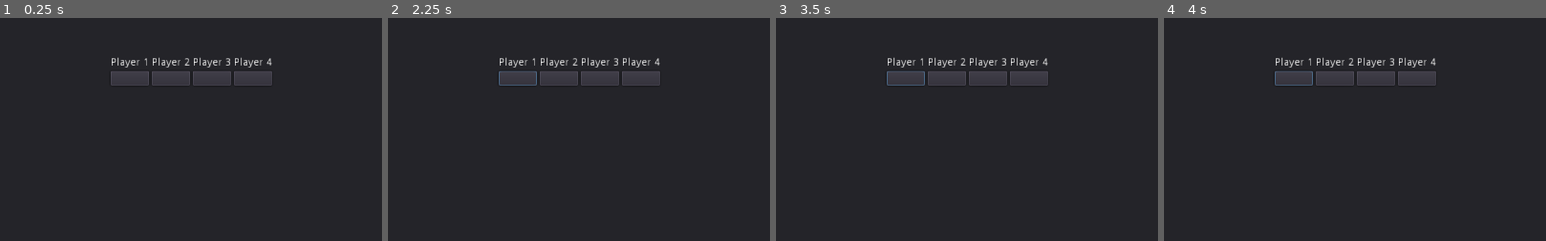
Above: before the commit, frames 1-4 (left to right).
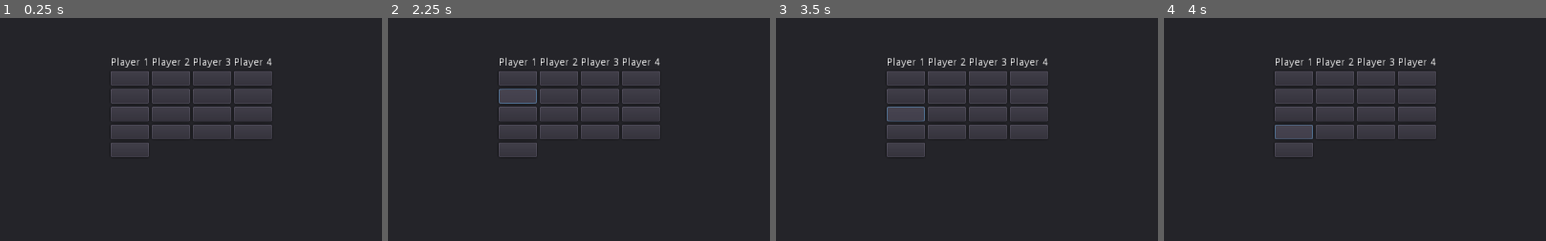
Above: after the commit, the same moments.

Repository: DominikWolek/bomber-game
Game: Godot game, scene res://GUI/ControlsSettings.tscn
Same seed, same stepped clock (60 frames per second), same inputs: the game is played once before the commit and once after it. This scene is started directly instead of the project's main scene.
Inputs (mouse positions are % of the whole screen's width and height, from its top left):
- Up to frame 1 (0.25 s): no input
- Up to frame 2 (2.25 s): click (42, 14) at 0.52 s; click (42, 14) at 1.27 s; click (42, 17) at 2.02 s
- Up to frame 3 (3.5 s): click (42, 22) at 2.77 s
- Up to frame 4 (4 s): click (42, 26) at 3.52 s
The pictures show only the part of the screen within x 25-75%, y 0-50%; the shares and areas given below are measured in that part.

The runs differ from the first frame. In frame 1, 5.7% of the frame differs, in the area x 29-72%, y 31-63%; in frame 2, 5.9%; in frame 3, 6.0%, in the area x 29-72%, y 23-63%; in frame 4, 5.9%.
Error after the commit: Invalid get index 'Plist' (on base: 'Node2D (ConfigurationNode.tscn::1)').

Commit message:
Some changes on controls settings

Diff:
--- a/Bomberman/GUI/ControlsSettings.tscn
+++ b/Bomberman/GUI/ControlsSettings.tscn
@@ -1,7 +1,49 @@
-[gd_scene load_steps=3 format=2]
+[gd_scene load_steps=7 format=2]
 
 [ext_resource path="res://GUI/BackButtonToSettings.gd" type="Script" id=1]
 [ext_resource path="res://GUI/SaveButton.gd" type="Script" id=2]
+
+[sub_resource type="GDScript" id=1]
+script/source = "extends VBoxContainer
+
+
+var P1Controls
+func _ready():
+	var conf = get_node(\"/root/ConfigurationNode\");
+	P1Controls = conf.Plist[0]
+
+"
+
+[sub_resource type="GDScript" id=2]
+script/source = "extends VBoxContainer
+
+var P2Controls;
+func _ready():
+	var conf = get_node(\"/root/ConfigurationNode\");
+	P2Controls = conf.Plist[1]
+
+"
+
+[sub_resource type="GDScript" id=3]
+script/source = "extends VBoxContainer
+
+var P3Controls;
+func _ready():
+	var conf = get_node(\"/root/ConfigurationNode\");
+	P3Controls = conf.Plist[2]
+
+
+"
+
+[sub_resource type="GDScript" id=4]
+script/source = "extends VBoxContainer
+
+var P4Controls
+func _ready():
+	var conf = get_node(\"/root/ConfigurationNode\");
+	P4Controls = conf.Plist[3]
+
+"
 
 [node name="Node2D" type="Node2D"]
 
@@ -16,69 +58,138 @@
 margin_bottom = 601.0
 alignment = 1
 
-[node name="VBoxContainer" type="VBoxContainer" parent="Panel/HBoxContainer"]
+[node name="P1Container" type="VBoxContainer" parent="Panel/HBoxContainer"]
 editor/display_folded = true
 margin_left = 405.0
 margin_right = 456.0
 margin_bottom = 548.0
-
-[node name="Label" type="Label" parent="Panel/HBoxContainer/VBoxContainer"]
+script = SubResource( 1 )
+
+[node name="Label" type="Label" parent="Panel/HBoxContainer/P1Container"]
 margin_right = 51.0
 margin_bottom = 14.0
 text = "Player 1"
 
-[node name="Button" type="Button" parent="Panel/HBoxContainer/VBoxContainer"]
-margin_top = 18.0
-margin_right = 51.0
-margin_bottom = 38.0
-
-[node name="VBoxContainer2" type="VBoxContainer" parent="Panel/HBoxContainer"]
+[node name="UP" type="Button" parent="Panel/HBoxContainer/P1Container"]
+margin_top = 18.0
+margin_right = 51.0
+margin_bottom = 38.0
+
+[node name="DOWN" type="Button" parent="Panel/HBoxContainer/P1Container"]
+margin_top = 42.0
+margin_right = 51.0
+margin_bottom = 62.0
+
+[node name="LEFT" type="Button" parent="Panel/HBoxContainer/P1Container"]
+margin_top = 66.0
+margin_right = 51.0
+margin_bottom = 86.0
+
+[node name="RIGHT" type="Button" parent="Panel/HBoxContainer/P1Container"]
+margin_top = 90.0
+margin_right = 51.0
+margin_bottom = 110.0
+
+[node name="BOMB" type="Button" parent="Panel/HBoxContainer/P1Container"]
+margin_top = 114.0
+margin_right = 51.0
+margin_bottom = 134.0
+
+[node name="P2Container" type="VBoxContainer" parent="Panel/HBoxContainer"]
 editor/display_folded = true
 margin_left = 460.0
 margin_right = 511.0
 margin_bottom = 548.0
-
-[node name="Label" type="Label" parent="Panel/HBoxContainer/VBoxContainer2"]
+script = SubResource( 2 )
+
+[node name="Label" type="Label" parent="Panel/HBoxContainer/P2Container"]
 margin_right = 51.0
 margin_bottom = 14.0
 text = "Player 2"
 
-[node name="Button" type="Button" parent="Panel/HBoxContainer/VBoxContainer2"]
-margin_top = 18.0
-margin_right = 51.0
-margin_bottom = 38.0
-
-[node name="VBoxContainer3" type="VBoxContainer" parent="Panel/HBoxContainer"]
+[node name="Button" type="Button" parent="Panel/HBoxContainer/P2Container"]
+margin_top = 18.0
+margin_right = 51.0
+margin_bottom = 38.0
+
+[node name="Button2" type="Button" parent="Panel/HBoxContainer/P2Container"]
+margin_top = 42.0
+margin_right = 51.0
+margin_bottom = 62.0
+
+[node name="Button3" type="Button" parent="Panel/HBoxContainer/P2Container"]
+margin_top = 66.0
+margin_right = 51.0
+margin_bottom = 86.0
+
+[node name="Button4" type="Button" parent="Panel/HBoxContainer/P2Container"]
+margin_top = 90.0
+margin_right = 51.0
+margin_bottom = 110.0
+
+[node name="P3Container" type="VBoxContainer" parent="Panel/HBoxContainer"]
 editor/display_folded = true
 margin_left = 515.0
 margin_right = 566.0
 margin_bottom = 548.0
-
-[node name="Label" type="Label" parent="Panel/HBoxContainer/VBoxContainer3"]
+script = SubResource( 3 )
+
+[node name="Label" type="Label" parent="Panel/HBoxContainer/P3Container"]
 margin_right = 51.0
 margin_bottom = 14.0
 text = "Player 3"
 
-[node name="Button" type="Button" parent="Panel/HBoxContainer/VBoxContainer3"]
-margin_top = 18.0
-margin_right = 51.0
-margin_bottom = 38.0
-
-[node name="VBoxContainer4" type="VBoxContainer" parent="Panel/HBoxContainer"]
+[node name="Button" type="Button" parent="Panel/HBoxContainer/P3Container"]
+margin_top = 18.0
+margin_right = 51.0
+margin_bottom = 38.0
+
+[node name="Button2" type="Button" parent="Panel/HBoxContainer/P3Container"]
+margin_top = 42.0
+margin_right = 51.0
+margin_bottom = 62.0
+
+[node name="Button3" type="Button" parent="Panel/HBoxContainer/P3Container"]
+margin_top = 66.0
+margin_right = 51.0
+margin_bottom = 86.0
+
+[node name="Button4" type="Button" parent="Panel/HBoxContainer/P3Container"]
+margin_top = 90.0
+margin_right = 51.0
+margin_bottom = 110.0
+
+[node name="P4Container" type="VBoxContainer" parent="Panel/HBoxContainer"]
 editor/display_folded = true
 margin_left = 570.0
 margin_right = 621.0
 margin_bottom = 548.0
-
-[node name="Label" type="Label" parent="Panel/HBoxContainer/VBoxContainer4"]
+script = SubResource( 4 )
+
+[node name="Label" type="Label" parent="Panel/HBoxContainer/P4Container"]
 margin_right = 51.0
 margin_bottom = 14.0
 text = "Player 4"
 
-[node name="Button" type="Button" parent="Panel/HBoxContainer/VBoxContainer4"]
-margin_top = 18.0
-margin_right = 51.0
-margin_bottom = 38.0
+[node name="Button" type="Button" parent="Panel/HBoxContainer/P4Container"]
+margin_top = 18.0
+margin_right = 51.0
+margin_bottom = 38.0
+
+[node name="Button2" type="Button" parent="Panel/HBoxContainer/P4Container"]
+margin_top = 42.0
+margin_right = 51.0
+margin_bottom = 62.0
+
+[node name="Button3" type="Button" parent="Panel/HBoxContainer/P4Container"]
+margin_top = 66.0
+margin_right = 51.0
+margin_bottom = 86.0
+
+[node name="Button4" type="Button" parent="Panel/HBoxContainer/P4Container"]
+margin_top = 90.0
+margin_right = 51.0
+margin_bottom = 110.0
 
 [node name="BackButton" type="Button" parent="Panel"]
 margin_left = 1.07645
